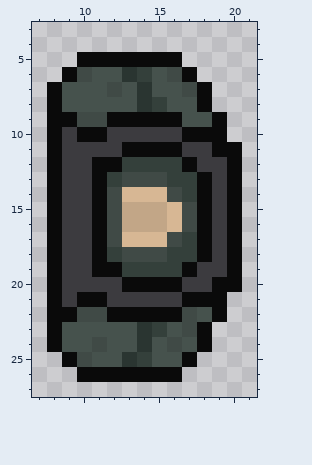
File history of a pixel-art sprite, Assets/Sprites/PlayerBodyUnarmed.png. This is how it looked before the edit.
The file is 32x32 pixels. Shown: x 7..21, y 3..27.
After the commit:
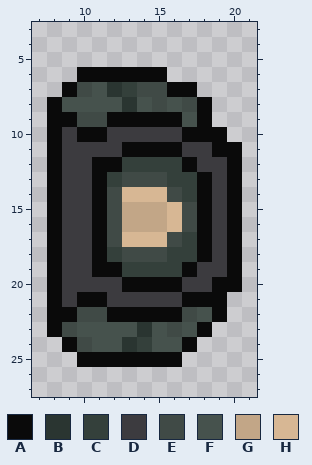
Palette (. is transparent): A #0a0a0a  B #2a3531  C #34403b  D #3c3b3f  E #404a46  F #46524d  G #c2a687  H #d7b794
Changes in this commit:
{"y":5,"x":10,"old":"AAAAAAA","new":"......."}
{"y":6,"x":9,"old":"AEFFBCFEA","new":".AAAAAA.."}
{"y":7,"x":8,"old":"AFF","new":".AE"}
{"y":7,"x":12,"old":"EFBFFEA","new":"BCEEAA."}
{"y":8,"x":13,"old":"FBC","new":"BFE"}
{"y":8,"x":17,"old":"F","new":"E"}
{"y":9,"x":18,"old":"FA","new":"A."}
{"y":23,"x":9,"old":"F","new":"E"}
{"y":23,"x":15,"old":"CFE","new":"FEF"}
{"y":24,"x":8,"old":"AFFE","new":".AEF"}
{"y":24,"x":13,"old":"FB","new":"BC"}
{"y":24,"x":16,"old":"EFA","new":"FA."}
{"y":25,"x":9,"old":"AEFFBCFFA","new":".AAAAAAA."}
{"y":26,"x":10,"old":"AAAAAAA","new":"......."}
{"label":"changed","picture_box":[47,52,227,127]}
{"label":"changed","picture_box":[47,322,212,382]}
